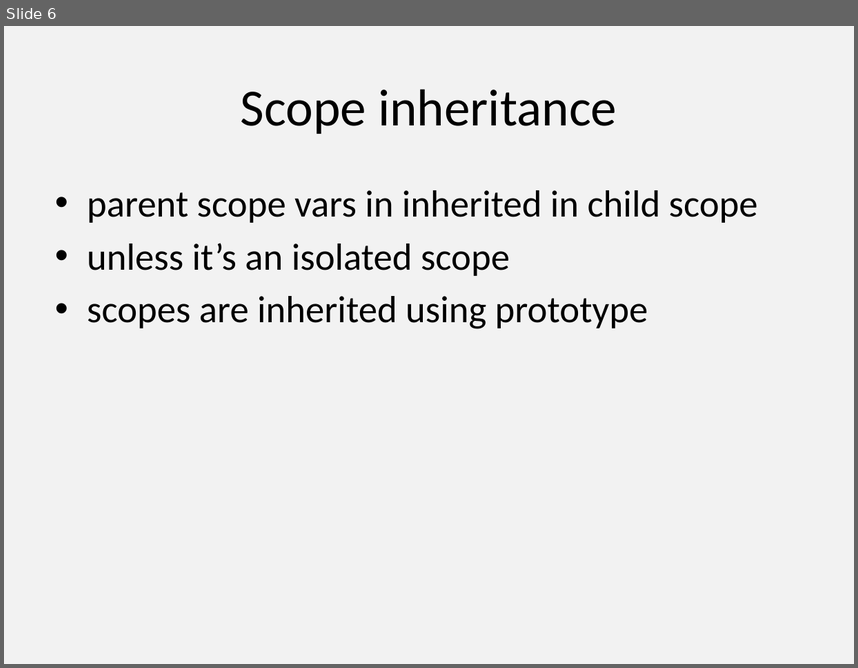
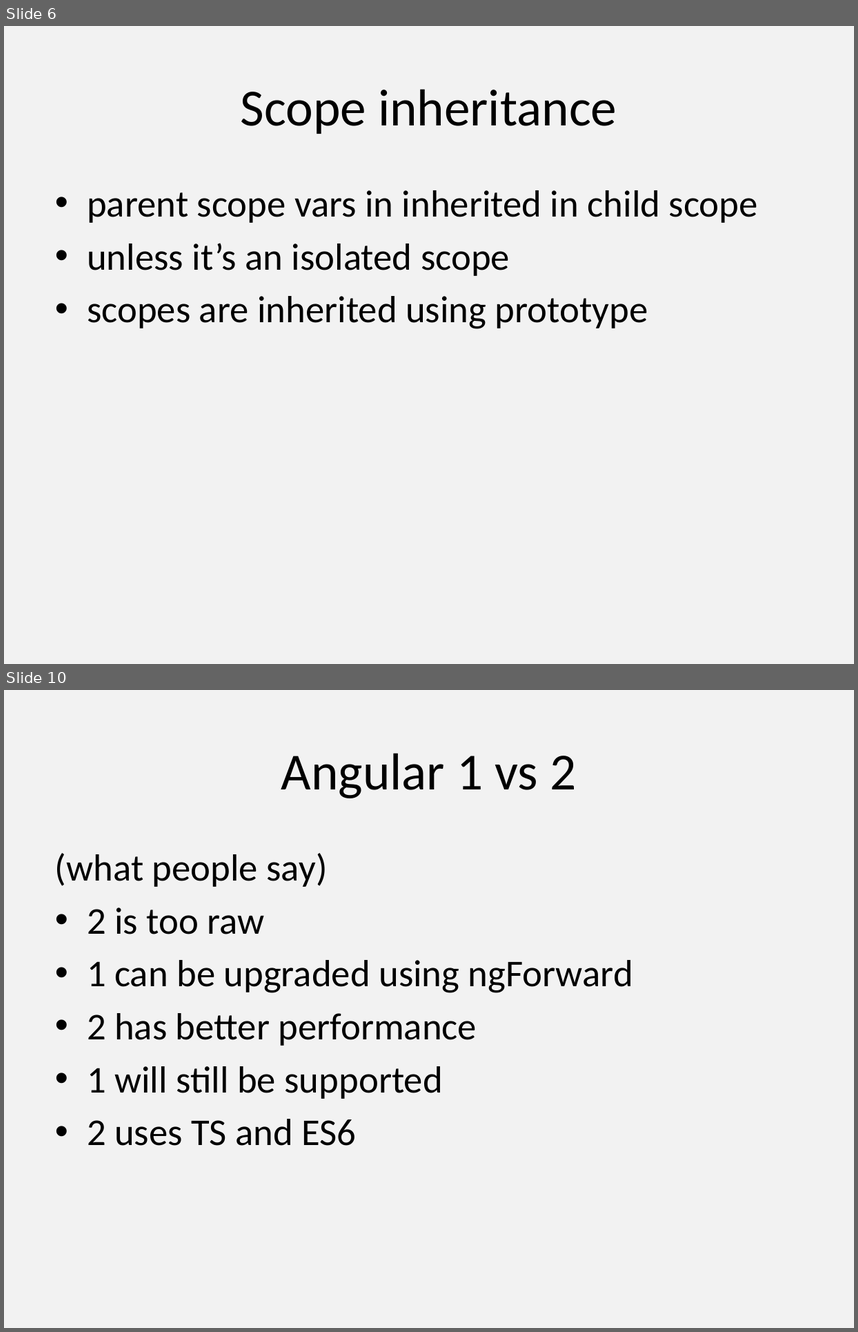
Before and after one commit to alexeymatveevp/angularjs-course, a slide deck: docs/01.pptx. Shown one above the other, each under a label of ours: slide 6 before the commit, slides 6 and 10 after it; the slides between them are not shown. The pictures are 858x668 and 858x1332 pixels, drawn with LibreOffice and Linux fonts; fonts in the diff are those of the drawing. Boxes give left, top, right and bottom in pixels: in the first picture for what was removed or moved away, otherwise in the second. Text is boxed around its words. In the diff, an @@ line names an element or a change of style, - is before the commit and + after.

```diff
--- a/docs/01.pptx
+++ b/docs/01.pptx
@@ slide 10 added at (4,690,854,1328), background #F2F2F2 @@
@@ title added at (281,753,576,798), 44 pt, text #000000 @@
+Angular 1 vs 2
@@ text added at (55,853,633,1145), 32 pt, text #000000 @@
+(what people say)
+• 2 is too raw
+• 1 can be upgraded using ngForward
+• 2 has better performance
+• 1 will still be supported
+• 2 uses TS and ES6
```
Also in this commit, not shown: 3 other slides added, 2 other files.
